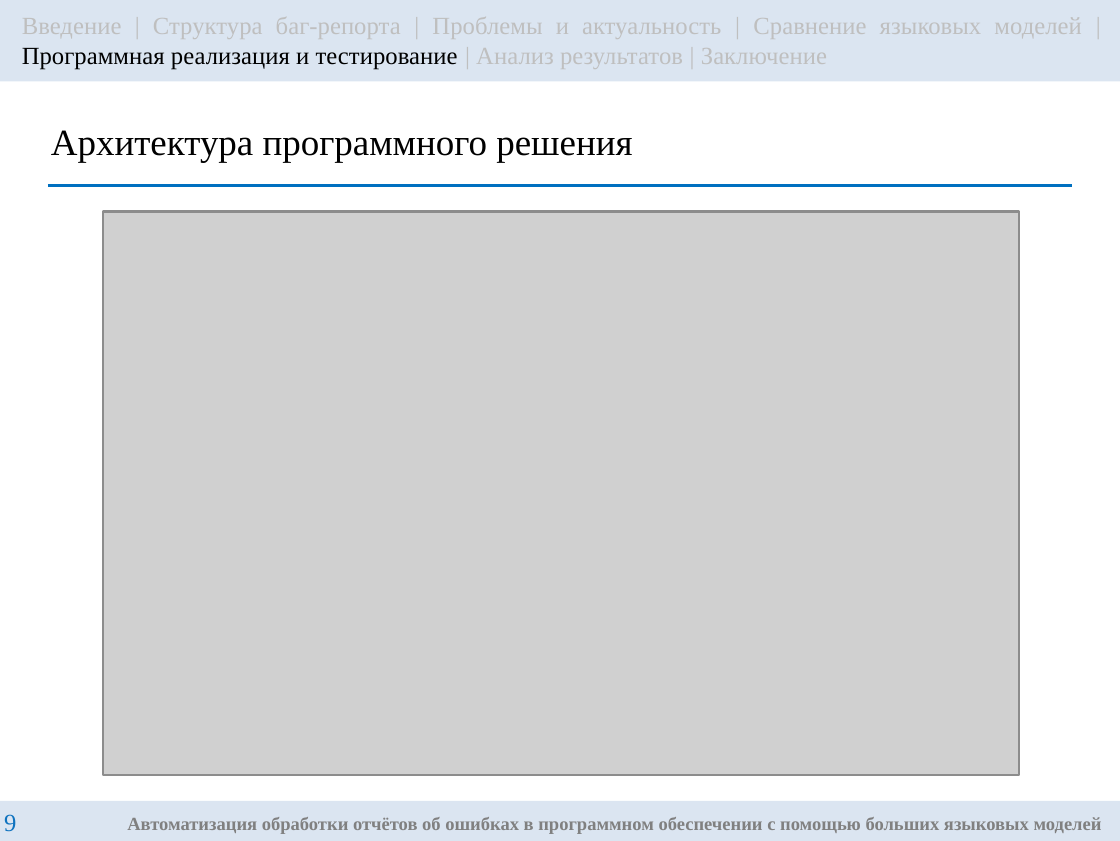
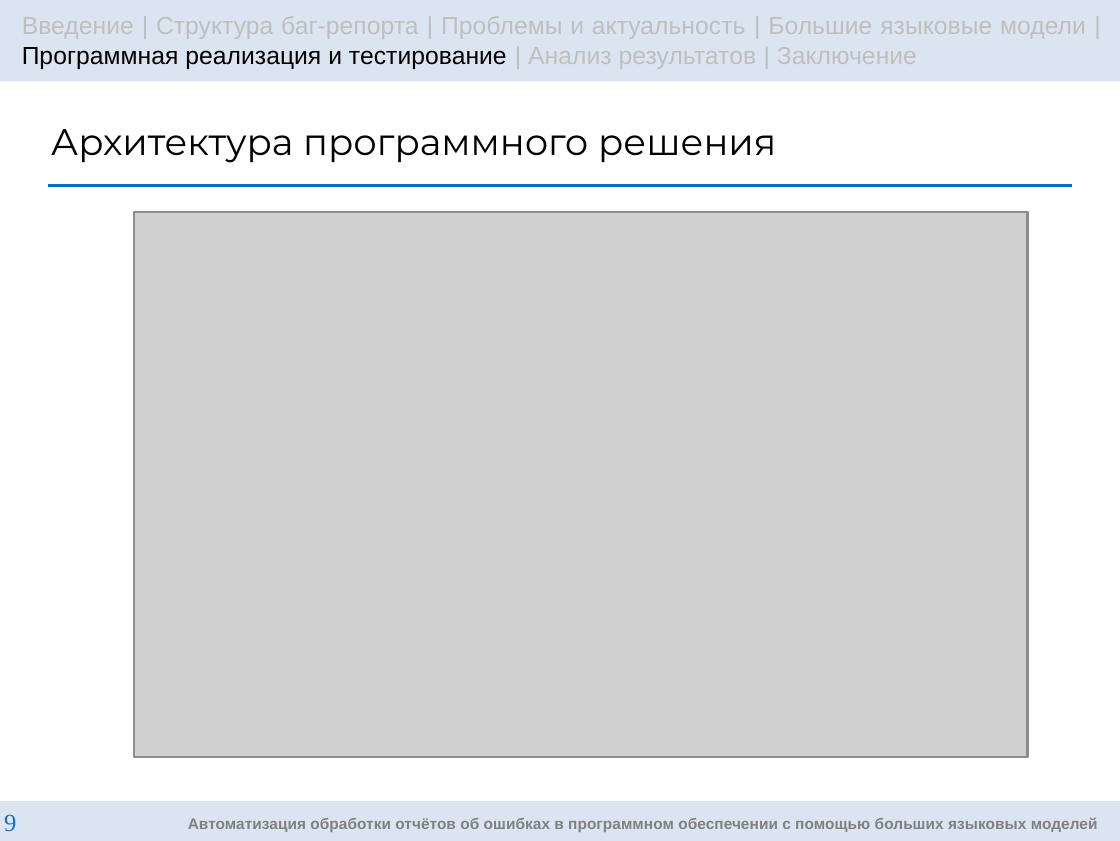
Before and after one commit to g3ntIeman/VKR_Gunko_Nikita, a slide deck: slide 9 of masters/ВКР/Презентация/GunkoNM_RK6-42M_Presentation.pptx. Drawn at 1120x841 pixels with LibreOffice and Linux fonts; fonts in the diff are those of the drawing; grey boxes stand for pictures. Boxes give left, top, right and bottom in pixels: in the first picture for what was removed or moved away, otherwise in the second. Text is boxed around its words. In the diff, an @@ line names an element or a change of style, - is before the commit and + after.

```diff
--- a/masters/ВКР/Презентация/GunkoNM_RK6-42M_Presentation.pptx
+++ b/masters/ВКР/Презентация/GunkoNM_RK6-42M_Presentation.pptx
@@ text in rectangle at (x1=22, y1=16, x2=1086, y2=69): text changed; font Times New Roman to Arial @@
-Введение | Структура баг-репорта | Проблемы и актуальность | Сравнение языковых моделей | Программная реализация и тестирование | Анализ результатов | Заключение
+Введение | Структура баг-репорта | Проблемы и актуальность | Большие языковые модели | Программная реализация и тестирование | Анализ результатов | Заключение
@@ title "Архитектура программного решения" at (x1=51, y1=129, x2=776, y2=163): font Times New Roman to Montserrat @@
@@ picture resized from (x1=104, y1=211, x2=1020, y2=776) to (x1=133, y1=211, x2=1027, y2=756) @@
@@ rectangle "Автоматизация обработки отчётов об ошибках ..." at (x1=0, y1=800, x2=1120, y2=841): size 6 to 5 pt, font Times New Roman to Arial @@
```
Also in this commit, not shown: 16 other slides changed, 5 slides added, 1 other file.
